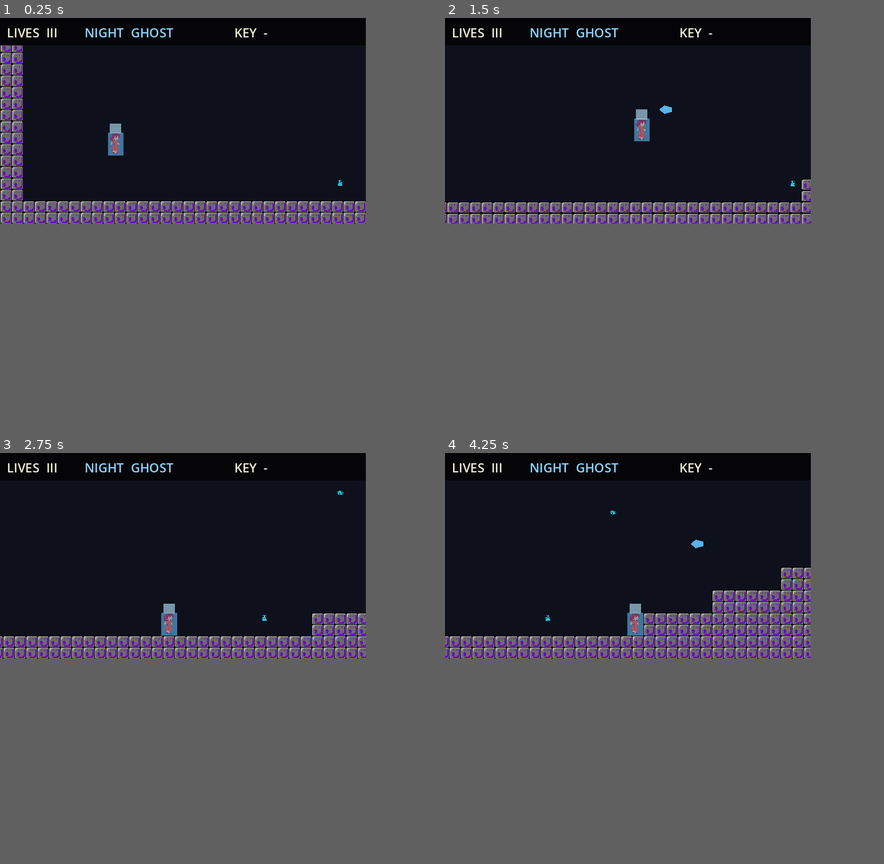
Above: before the commit, frames 1-4 (two rows, left to right).
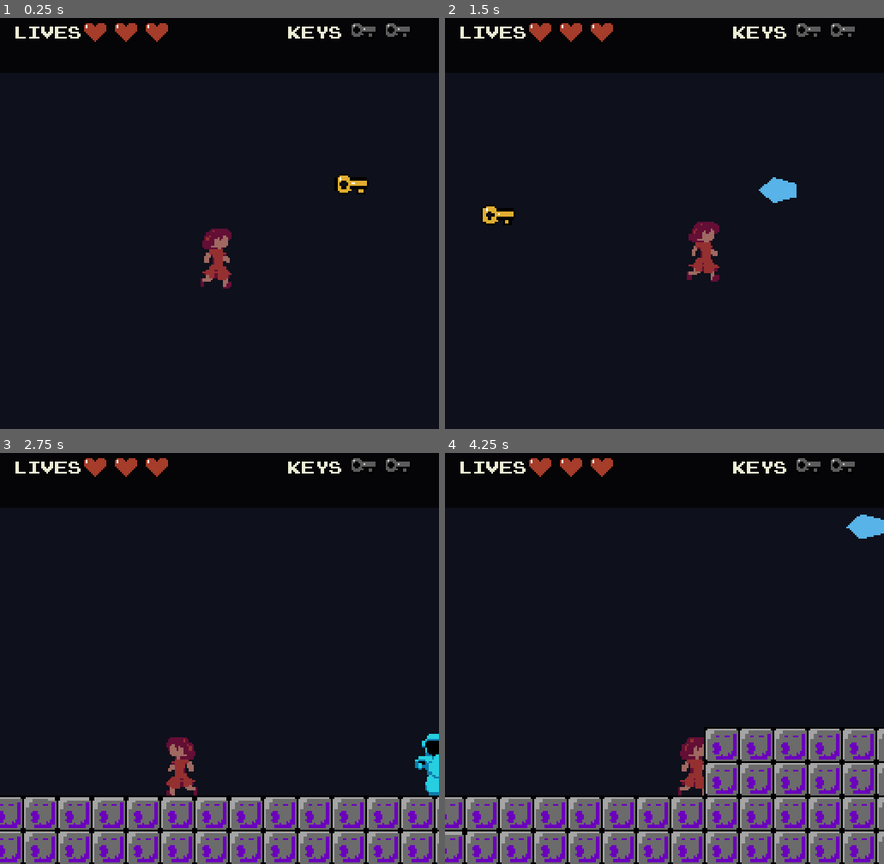
Above: after the commit, the same moments.

Repository: Nafa93/night-curse
Game: Godot game, scene res://scenes/LevelDraft.tscn
Two runs of this game, one before a commit and one after it. Both use one fixed random seed, a clock stepped at 60 frames per second and the inputs below.
Inputs:
- Up to frame 1 (0.25 s): no input
- Up to frame 2 (1.5 s): hold Right (ui_right) from 0.53 s (still down); tap Z (interact) at 0.6 s; tap Up (ui_up) at 0.77 s; tap X (attack) at 1.35 s
- Up to frame 3 (2.75 s): tap Up (ui_up) at 1.52 s; tap Z (interact) at 1.55, 2.1 s; release Right (ui_right) at 2.03 s; hold Left (ui_left) from 2.03 s (still down)
- Up to frame 4 (4.25 s): release Left (ui_left) at 2.78 s; hold Right (ui_right) from 2.78 s (still down); tap Z (interact) at 2.85, 3.8 s; tap Up (ui_up) at 3.02, 3.77 s; tap X (attack) at 3.6 s
In our replay, the window is 640x360 before the commit and 768x720 after it. These sizes can differ from the game's own. Grey fills any space a smaller window leaves; there, only what the larger window draws over its background counts as a difference.

The runs differ from the first frame. In frame 1, 9.1% of the frame differs, in the area x 0-94%, y 0-66%; in frame 2, 7.3%; in frame 3, 25%; in frame 4, 34%, in the area x 0-100%, y 0-100%.

Commit message:
Added keys, resized sprites and viewport'

Diff:
--- a/project.godot
+++ b/project.godot
@@ -17,8 +17,8 @@
 
 [display]
 
-window/size/viewport_width=640
-window/size/viewport_height=360
+window/size/viewport_width=256
+window/size/viewport_height=240
 window/size/mode=3
 window/stretch/mode="viewport"
 
--- a/scenes/FlyingEnemy.tscn
+++ b/scenes/FlyingEnemy.tscn
@@ -26,10 +26,10 @@
 }]
 
 [sub_resource type="RectangleShape2D" id="RectangleShape2D_body"]
-size = Vector2(34, 24)
+size = Vector2(27, 16)
 
 [sub_resource type="RectangleShape2D" id="RectangleShape2D_damage"]
-size = Vector2(38, 28)
+size = Vector2(12, 12.5)
 
 [node name="FlyingEnemy" type="CharacterBody2D" unique_id=187400014]
 collision_layer = 8
@@ -38,12 +38,12 @@
 
 [node name="AnimatedSprite2D" type="AnimatedSprite2D" parent="." unique_id=840908940]
 texture_filter = 1
-scale = Vector2(0.35, 0.35)
 sprite_frames = SubResource("SpriteFrames_fly")
 animation = &"fly"
 frame_progress = 0.8402942
 
 [node name="CollisionShape2D" type="CollisionShape2D" parent="." unique_id=1640560644]
+position = Vector2(0.5, 1)
 shape = SubResource("RectangleShape2D_body")
 
 [node name="DamageArea" type="Area2D" parent="." unique_id=1071366389]
@@ -51,7 +51,9 @@
 collision_mask = 2
 
 [node name="CollisionShape2D" type="CollisionShape2D" parent="DamageArea" unique_id=2088450758]
+position = Vector2(0, 0.75)
 shape = SubResource("RectangleShape2D_damage")
 
 [node name="VisibleOnScreenNotifier2D" type="VisibleOnScreenNotifier2D" parent="." unique_id=144061839]
-rect = Rect2(-20, -16, 40, 32)
+position = Vector2(-4, 5)
+rect = Rect2(-9, -14, 27, 19)
--- a/scenes/GroundEnemy.tscn
+++ b/scenes/GroundEnemy.tscn
@@ -26,23 +26,23 @@
 }]
 
 [sub_resource type="RectangleShape2D" id="RectangleShape2D_body"]
-size = Vector2(22, 49)
+size = Vector2(27, 29.5)
 
 [sub_resource type="RectangleShape2D" id="RectangleShape2D_damage"]
-size = Vector2(14, 44)
+size = Vector2(15, 29)
 
 [node name="GroundEnemy" type="CharacterBody2D" unique_id=1867934572]
 collision_layer = 8
 script = ExtResource("1_1v0cw")
 
 [node name="AnimatedSprite2D" type="AnimatedSprite2D" parent="." unique_id=1933376110]
-scale = Vector2(0.3, 0.3)
+scale = Vector2(1.05625, 1.05625)
 sprite_frames = SubResource("SpriteFrames_612s2")
 frame = 1
 frame_progress = 0.4554153
 
 [node name="CollisionShape2D" type="CollisionShape2D" parent="." unique_id=1617460528]
-position = Vector2(0, 0.5)
+position = Vector2(2.5, 0.25)
 shape = SubResource("RectangleShape2D_body")
 
 [node name="DamageArea" type="Area2D" parent="." unique_id=668396780]
@@ -50,13 +50,12 @@
 collision_mask = 2
 
 [node name="CollisionShape2D" type="CollisionShape2D" parent="DamageArea" unique_id=1311204078]
-position = Vector2(0, 3)
+position = Vector2(1.5, 0.5)
 shape = SubResource("RectangleShape2D_damage")
 debug_color = Color(0.98155755, 0, 0.37410924, 0.41960785)
 
 [node name="FloorCheck" type="RayCast2D" parent="." unique_id=490003989]
-position = Vector2(12, 0)
-target_position = Vector2(0, 28)
+target_position = Vector2(0, 19)
 
 [node name="WallCheck" type="RayCast2D" parent="." unique_id=772009006]
-target_position = Vector2(18, 0)
+target_position = Vector2(17, 0)
--- /dev/null
+++ b/scenes/KeyItem.tscn
@@ -0,0 +1,31 @@
+[gd_scene load_steps=5 format=3]
+
+[ext_resource type="Script" path="res://scripts/key_item.gd" id="1_script"]
+[ext_resource type="Texture2D" path="res://assets/key_icon_16x16.png" id="2_texture"]
+[ext_resource type="FontFile" path="res://assets/fonts/nintendo-nes-font.ttf" id="3_font"]
+
+[sub_resource type="CircleShape2D" id="CircleShape2D_pickup"]
+radius = 12.0
+
+[node name="KeyItem" type="Area2D"]
+collision_layer = 0
+collision_mask = 2
+script = ExtResource("1_script")
+
+[node name="Sprite2D" type="Sprite2D" parent="."]
+texture_filter = 1
+texture = ExtResource("2_texture")
+
+[node name="CollisionShape2D" type="CollisionShape2D" parent="."]
+shape = SubResource("CircleShape2D_pickup")
+
+[node name="PromptLabel" type="Label" parent="."]
+offset_left = -32.0
+offset_top = -24.0
+offset_right = 32.0
+offset_bottom = -13.0
+theme_override_colors/font_color = Color(0.93, 0.93, 0.84, 1)
+theme_override_fonts/font = ExtResource("3_font")
+theme_override_font_sizes/font_size = 8
+text = "Z: TAKE"
+horizontal_alignment = 1
--- a/scenes/LevelDraft.tscn
+++ b/scenes/LevelDraft.tscn
@@ -4,7 +4,13 @@
 [ext_resource type="PackedScene" uid="uid://b4r6ta2eg1sy7" path="res://scenes/Player.tscn" id="2_4qe20"]
 [ext_resource type="PackedScene" uid="uid://dps4tl3yk2a8n" path="res://scenes/GroundEnemy.tscn" id="4_pw7g0"]
 [ext_resource type="TileSet" uid="uid://bggwov45y0gac" path="res://assets/placeholder_tileset.tres" id="4_shdva"]
-[ext_resource type="PackedScene" uid="uid://cfonty2v1ikov" path="res://scenes/FlyingEnemy.tscn" id="5_pw7g0"]
+[ext_resource type="PackedScene" uid="uid://c22tg6wb567cx" path="res://scenes/FlyingEnemy.tscn" id="5_pw7g0"]
+[ext_resource type="FontFile" path="res://assets/fonts/nintendo-nes-font.ttf" id="6_hud_font"]
+[ext_resource type="Texture2D" path="res://assets/life_heart_16x16.png" id="7_life_full"]
+[ext_resource type="Texture2D" path="res://assets/life_heart_empty_16x16.png" id="8_life_empty"]
+[ext_resource type="Texture2D" path="res://assets/key_icon_16x16.png" id="9_key_full"]
+[ext_resource type="Texture2D" path="res://assets/key_icon_empty_16x16.png" id="10_key_empty"]
+[ext_resource type="PackedScene" path="res://scenes/KeyItem.tscn" id="11_key_item"]
 
 [node name="LevelDraft" type="Node2D" unique_id=1350433231]
 script = ExtResource("1_yvfnt")
@@ -25,6 +31,9 @@
 
 [node name="StartPosition" type="Marker2D" parent="." unique_id=901888778]
 position = Vector2(34, 176)
+
+[node name="TestKey" parent="." instance=ExtResource("11_key_item")]
+position = Vector2(96, 176)
 
 [node name="HUD" type="CanvasLayer" parent="." unique_id=1217515411]
 
@@ -32,7 +41,7 @@
 layout_mode = 3
 anchors_preset = 10
 anchor_right = 1.0
-offset_bottom = 48.0
+offset_bottom = 32.0
 grow_horizontal = 2
 
 [node name="Bar" type="ColorRect" parent="HUD/Panel" unique_id=1719212599]
@@ -41,45 +50,173 @@
 anchor_bottom = 1.0
 color = Color(0.02, 0.02, 0.03, 1)
 
-[node name="LivesLabel" type="Label" parent="HUD/Panel" unique_id=1008495659]
-layout_mode = 0
-offset_left = 12.0
-offset_top = 10.0
-offset_right = 190.0
-offset_bottom = 42.0
+[node name="LivesTitle" type="Label" parent="HUD/Panel"]
+layout_mode = 0
+offset_left = 8.0
+offset_top = 5.0
+offset_right = 45.0
+offset_bottom = 16.0
 theme_override_colors/font_color = Color(0.93, 0.93, 0.84, 1)
-theme_override_font_sizes/font_size = 22
-text = "LIVES  III"
-
-[node name="FormLabel" type="Label" parent="HUD/Panel" unique_id=77673138]
-layout_mode = 0
-offset_left = 148.0
-offset_top = 10.0
-offset_right = 390.0
-offset_bottom = 42.0
-theme_override_colors/font_color = Color(0.56, 0.84, 1, 1)
-theme_override_font_sizes/font_size = 22
-text = "NIGHT  GHOST"
-
-[node name="KeyLabel" type="Label" parent="HUD/Panel" unique_id=1336657392]
-layout_mode = 0
-offset_left = 410.0
-offset_top = 10.0
-offset_right = 540.0
-offset_bottom = 42.0
+theme_override_fonts/font = ExtResource("6_hud_font")
+theme_override_font_sizes/font_size = 8
+text = "LIVES"
+
+[node name="Life1" type="Control" parent="HUD/Panel"]
+layout_mode = 0
+offset_left = 48.0
+offset_top = 1.0
+offset_right = 64.0
+offset_bottom = 17.0
+
+[node name="Empty" type="TextureRect" parent="HUD/Panel/Life1"]
+layout_mode = 1
+anchors_preset = 15
+anchor_right = 1.0
+anchor_bottom = 1.0
+grow_horizontal = 2
+grow_vertical = 2
+texture = ExtResource("8_life_empty")
+expand_mode = 1
+
+[node name="Full" type="TextureRect" parent="HUD/Panel/Life1"]
+layout_mode = 1
+anchors_preset = 15
+anchor_right = 1.0
+anchor_bottom = 1.0
+grow_horizontal = 2
+grow_vertical = 2
+texture = ExtResource("7_life_full")
+expand_mode = 1
+
+[node name="Life2" type="Control" parent="HUD/Panel"]
+layout_mode = 0
+offset_left = 66.0
+offset_top = 1.0
+offset_right = 82.0
+offset_bottom = 17.0
+
+[node name="Empty" type="TextureRect" parent="HUD/Panel/Life2"]
+layout_mode = 1
+anchors_preset = 15
+anchor_right = 1.0
+anchor_bottom = 1.0
+grow_horizontal = 2
+grow_vertical = 2
+texture = ExtResource("8_life_empty")
+expand_mode = 1
+
+[node name="Full" type="TextureRect" parent="HUD/Panel/Life2"]
+layout_mode = 1
+anchors_preset = 15
+anchor_right = 1.0
+anchor_bottom = 1.0
+grow_horizontal = 2
+grow_vertical = 2
+texture = ExtResource("7_life_full")
+expand_mode = 1
+
+[node name="Life3" type="Control" parent="HUD/Panel"]
+layout_mode = 0
+offset_left = 84.0
+offset_top = 1.0
+offset_right = 100.0
+offset_bottom = 17.0
+
+[node name="Empty" type="TextureRect" parent="HUD/Panel/Life3"]
+layout_mode = 1
+anchors_preset = 15
+anchor_right = 1.0
+anchor_bottom = 1.0
+grow_horizontal = 2
+grow_vertical = 2
+texture = ExtResource("8_life_empty")
+expand_mode = 1
+
+[node name="Full" type="TextureRect" parent="HUD/Panel/Life3"]
+layout_mode = 1
+anchors_preset = 15
+anchor_right = 1.0
+anchor_bottom = 1.0
+grow_horizontal = 2
+grow_vertical = 2
+texture = ExtResource("7_life_full")
+expand_mode = 1
+
+[node name="KeysTitle" type="Label" parent="HUD/Panel"]
+layout_mode = 0
+offset_left = 168.0
+offset_top = 5.0
+offset_right = 201.0
+offset_bottom = 16.0
 theme_override_colors/font_color = Color(0.93, 0.93, 0.84, 1)
-theme_override_font_sizes/font_size = 22
-text = "KEY  -"
+theme_override_fonts/font = ExtResource("6_hud_font")
+theme_override_font_sizes/font_size = 8
+text = "KEYS"
+
+[node name="Key1" type="Control" parent="HUD/Panel"]
+layout_mode = 0
+offset_left = 204.0
+offset_top = 1.0
+offset_right = 220.0
+offset_bottom = 17.0
+
+[node name="Empty" type="TextureRect" parent="HUD/Panel/Key1"]
+layout_mode = 1
+anchors_preset = 15
+anchor_right = 1.0
+anchor_bottom = 1.0
+grow_horizontal = 2
+grow_vertical = 2
+texture = ExtResource("10_key_empty")
+expand_mode = 1
+
+[node name="Full" type="TextureRect" parent="HUD/Panel/Key1"]
+layout_mode = 1
+anchors_preset = 15
+anchor_right = 1.0
+anchor_bottom = 1.0
+grow_horizontal = 2
+grow_vertical = 2
+texture = ExtResource("9_key_full")
+expand_mode = 1
+
+[node name="Key2" type="Control" parent="HUD/Panel"]
+layout_mode = 0
+offset_left = 224.0
+offset_top = 1.0
+offset_right = 240.0
+offset_bottom = 17.0
+
+[node name="Empty" type="TextureRect" parent="HUD/Panel/Key2"]
+layout_mode = 1
+anchors_preset = 15
+anchor_right = 1.0
+anchor_bottom = 1.0
+grow_horizontal = 2
+grow_vertical = 2
+texture = ExtResource("10_key_empty")
+expand_mode = 1
+
+[node name="Full" type="TextureRect" parent="HUD/Panel/Key2"]
+layout_mode = 1
+anchors_preset = 15
+anchor_right = 1.0
+anchor_bottom = 1.0
+grow_horizontal = 2
+grow_vertical = 2
+texture = ExtResource("9_key_full")
+expand_mode = 1
 
 [node name="MessageLabel" type="Label" parent="HUD/Panel" unique_id=131856955]
 layout_mode = 0
-offset_left = 560.0
-offset_top = 10.0
-offset_right = 628.0
-offset_bottom = 42.0
+offset_left = 4.0
+offset_top = 19.0
+offset_right = 252.0
+offset_bottom = 30.0
 theme_override_colors/font_color = Color(0.93, 0.24, 0.25, 1)
-theme_override_font_sizes/font_size = 22
-horizontal_alignment = 2
+theme_override_fonts/font = ExtResource("6_hud_font")
+theme_override_font_sizes/font_size = 8
+horizontal_alignment = 1
 
 [node name="Level" type="Node2D" parent="." unique_id=1435994021]
 
--- a/scenes/Player.tscn
+++ b/scenes/Player.tscn
@@ -5,10 +5,10 @@
 [ext_resource type="Texture2D" uid="uid://diwi7or2n43br" path="res://assets/Characters/Player/main-char-Sheet.png" id="3_3li8b"]
 
 [sub_resource type="RectangleShape2D" id="RectangleShape2D_i7ofd"]
-size = Vector2(22, 32)
+size = Vector2(8, 28)
 
 [sub_resource type="RectangleShape2D" id="RectangleShape2D_attack"]
-size = Vector2(28, 20)
+size = Vector2(21, 15)
 
 [sub_resource type="AtlasTexture" id="AtlasTexture_mdl7e"]
 atlas = ExtResource("3_3li8b")
@@ -85,16 +85,8 @@
 script = ExtResource("1_6f1ol")
 spectral_projectile_scene = ExtResource("2_fovrh")
 
-[node name="Body" type="Polygon2D" parent="." unique_id=40993638]
-color = Color(0.74, 0.16, 0.18, 1)
-polygon = PackedVector2Array(-11, -16, 11, -16, 11, 16, -11, 16)
-
-[node name="Head" type="Polygon2D" parent="." unique_id=1671704904]
-position = Vector2(0, -22)
-color = Color(0.91, 0.78, 0.55, 1)
-polygon = PackedVector2Array(-8, -7, 8, -7, 8, 7, -8, 7)
-
 [node name="CollisionShape2D" type="CollisionShape2D" parent="." unique_id=1474575413]
+position = Vector2(-1, -1)
 shape = SubResource("RectangleShape2D_i7ofd")
 
 [node name="AttackArea" type="Area2D" parent="." unique_id=1595408933]
@@ -103,20 +95,22 @@
 monitoring = false
 
 [node name="Visual" type="Polygon2D" parent="AttackArea" unique_id=272940695]
-visible = false
+position = Vector2(0, 3.5)
+scale = Vector2(0.5714286, 0.74999994)
 color = Color(0.9, 0.86, 0.52, 1)
 polygon = PackedVector2Array(0, -10, 28, -10, 28, 10, 0, 10)
 
 [node name="CollisionShape2D" type="CollisionShape2D" parent="AttackArea" unique_id=730066826]
+position = Vector2(5.5, 3.5)
 shape = SubResource("RectangleShape2D_attack")
 disabled = true
 
 [node name="LeftFootCheck" type="RayCast2D" parent="." unique_id=1107833433]
-position = Vector2(-8, 0)
+position = Vector2(-4, 0)
 target_position = Vector2(0, 22)
 
 [node name="RightFootCheck" type="RayCast2D" parent="." unique_id=904400148]
-position = Vector2(8, 0)
+position = Vector2(2, 0)
 target_position = Vector2(0, 22)
 
 [node name="Camera2D" type="Camera2D" parent="." unique_id=646363379]
@@ -131,5 +125,4 @@
 [node name="AnimatedSprite2D" type="AnimatedSprite2D" parent="." unique_id=2062478235]
 sprite_frames = SubResource("SpriteFrames_6eyey")
 animation = &"Walking"
-frame = 1
-frame_progress = 0.8740673
+frame_progress = 0.039783854
--- a/scenes/SpectralProjectile.tscn
+++ b/scenes/SpectralProjectile.tscn
@@ -16,3 +16,6 @@
 
 [node name="CollisionShape2D" type="CollisionShape2D" parent="."]
 shape = SubResource("RectangleShape2D_projectile")
+
+[node name="VisibleOnScreenNotifier2D" type="VisibleOnScreenNotifier2D" parent="."]
+rect = Rect2(-9, -6, 18, 12)
--- a/scripts/key_item.gd
+++ b/scripts/key_item.gd
@@ -17,9 +17,11 @@
 	if player.is_day_form:
 		prompt_label.text = "Z: TAKE"
 		if Input.is_action_just_pressed("interact"):
-			player.collect_key()
-			is_taken = true
-			queue_free()
+			if player.collect_key():
+				is_taken = true
+				queue_free()
+			else:
+				prompt_label.text = "KEYS FULL"
 	else:
 		prompt_label.text = "NEED BODY"
 
--- a/scripts/main.gd
+++ b/scripts/main.gd
@@ -3,19 +3,25 @@
 signal day_changed(is_day: bool)
 
 @onready var player: CharacterBody2D = $Player
-@onready var lives_label: Label = $HUD/Panel/LivesLabel
-@onready var form_label: Label = $HUD/Panel/FormLabel
-@onready var key_label: Label = $HUD/Panel/KeyLabel
 @onready var message_label: Label = $HUD/Panel/MessageLabel
+@onready var life_icons: Array[TextureRect] = [
+	$HUD/Panel/Life1/Full,
+	$HUD/Panel/Life2/Full,
+	$HUD/Panel/Life3/Full,
+]
+@onready var key_icons: Array[TextureRect] = [
+	$HUD/Panel/Key1/Full,
+	$HUD/Panel/Key2/Full,
+]
 
 var is_day := false
 
 func _ready() -> void:
 	player.lives_changed.connect(_on_player_lives_changed)
-	player.key_changed.connect(_on_player_key_changed)
+	player.keys_changed.connect(_on_player_keys_changed)
 	player.game_over.connect(_on_player_game_over)
 	_on_player_lives_changed(player.lives, player.max_lives)
-	_on_player_key_changed(player.has_key)
+	_on_player_keys_changed(player.key_count, player.max_keys)
 	_apply_day_state()
 
 func toggle_day() -> void:
@@ -26,22 +32,19 @@
 	message_label.text = "LEVEL CLEAR"
 
 func _apply_day_state() -> void:
-	form_label.text = "DAY  BODY" if is_day else "NIGHT  GHOST"
 	player.set_day_state(is_day)
 	get_tree().call_group("day_night_reactive", "set_day_state", is_day)
 	day_changed.emit(is_day)
 
 func _on_player_lives_changed(lives: int, max_lives: int) -> void:
-	var marks := ""
-	for index in max_lives:
-		marks += "I" if index < lives else "-"
-
-	lives_label.text = "LIVES  " + marks
+	for index in life_icons.size():
+		life_icons[index].visible = index < lives
 	if lives > 0:
 		message_label.text = ""
 
 func _on_player_game_over() -> void:
 	message_label.text = "GAME OVER"
 
-func _on_player_key_changed(has_key: bool) -> void:
-	key_label.text = "KEY  I" if has_key else "KEY  -"
+func _on_player_keys_changed(key_count: int, _max_keys: int) -> void:
+	for index in key_icons.size():
+		key_icons[index].visible = index < key_count
--- a/scripts/player.gd
+++ b/scripts/player.gd
@@ -1,7 +1,7 @@
 extends CharacterBody2D
 
 signal lives_changed(lives: int, max_lives: int)
-signal key_changed(has_key: bool)
+signal keys_changed(key_count: int, max_keys: int)
 signal game_over
 
 @export var speed := 180.0
@@ -10,6 +10,7 @@
 @export var acceleration := 1200.0
 @export var friction := 1400.0
 @export var max_lives := 3
+@export var max_keys := 2
 @export var fall_limit_y := 420.0
 @export var attack_time := 0.18
 @export var attack_cooldown := 0.35
@@ -18,8 +19,7 @@
 @export var hit_feedback_time := 0.3
 @export var spectral_projectile_scene: PackedScene
 
-@onready var sprite: Polygon2D = $Body
-@onready var head: Polygon2D = $Head
+@onready var sprite: AnimatedSprite2D = $AnimatedSprite2D
 @onready var attack_area: Area2D = $AttackArea
 @onready var attack_shape: CollisionShape2D = $AttackArea/CollisionShape2D
 @onready var attack_visual: Polygon2D = $AttackArea/Visual
@@ -30,7 +30,10 @@
 var respawn_position := Vector2.ZERO
 var is_respawning := false
 var is_day_form := false
-var has_key := false
+var key_count := 0
+var has_key: bool:
+	get:
+		return key_count > 0
 var facing_direction := 1.0
 var can_attack := true
 var is_taking_damage := false
@@ -41,17 +44,13 @@
 	attack_area.body_entered.connect(_on_attack_body_entered)
 	_set_attack_enabled(false)
 	lives_changed.emit(lives, max_lives)
-	key_changed.emit(has_key)
+	keys_changed.emit(key_count, max_keys)
 
 func set_day_state(is_day: bool) -> void:
 	is_day_form = is_day
 	if is_day:
-		sprite.color = Color(0.74, 0.16, 0.18, 1)
-		head.color = Color(0.91, 0.78, 0.55, 1)
 		modulate.a = 1.0
 	else:
-		sprite.color = Color(0.36, 0.72, 0.94, 1)
-		head.color = Color(0.72, 0.91, 1.0, 1)
 		modulate.a = 0.62
 
 func _physics_process(delta: float) -> void:
@@ -70,7 +69,7 @@
 	if direction != 0.0:
 		facing_direction = sign(direction)
 		velocity.x = move_toward(velocity.x, direction * speed, acceleration * delta)
-		sprite.scale.x = facing_direction
+		sprite.flip_h = facing_direction < 0.0
 	else:
 		velocity.x = move_toward(velocity.x, 0.0, friction * delta)
 
@@ -91,16 +90,20 @@
 func _has_stable_floor_support() -> bool:
 	return left_foot_check.is_colliding() and right_foot_check.is_colliding()
 
-func collect_key() -> void:
-	has_key = true
-	key_changed.emit(has_key)
+func collect_key() -> bool:
+	if key_count >= max_keys:
+		return false
+
+	key_count += 1
+	keys_changed.emit(key_count, max_keys)
+	return true
 
 func use_key() -> bool:
-	if not has_key:
+	if key_count <= 0:
 		return false
 
-	has_key = false
-	key_changed.emit(has_key)
+	key_count -= 1
+	keys_changed.emit(key_count, max_keys)
 	return true
 
 func take_damage(source_position: Vector2 = Vector2.ZERO) -> void:
@@ -121,10 +124,8 @@
 	var flash_interval := hit_feedback_time / 6.0
 	for _flash_index in range(3):
 		sprite.visible = false
-		head.visible = false
 		await get_tree().create_timer(flash_interval).timeout
 		sprite.visible = true
-		head.visible = true
 		await get_tree().create_timer(flash_interval).timeout
 
 func _start_attack() -> void:
--- a/scripts/spectral_projectile.gd
+++ b/scripts/spectral_projectile.gd
@@ -2,12 +2,15 @@
 
 @export var speed := 260.0
 @export var lifetime := 1.2
+
+@onready var screen_notifier: VisibleOnScreenNotifier2D = $VisibleOnScreenNotifier2D
 
 var direction := 1.0
 
 func _ready() -> void:
 	area_entered.connect(_on_area_entered)
 	body_entered.connect(_on_body_entered)
+	screen_notifier.screen_exited.connect(queue_free)
 	await get_tree().create_timer(lifetime).timeout
 	queue_free()
 
@@ -21,11 +24,11 @@
 	position.x += direction * speed * delta
 
 func _on_area_entered(area: Area2D) -> void:
-	if area.has_method("take_hit"):
+	if screen_notifier.is_on_screen() and area.has_method("take_hit"):
 		area.take_hit()
 	queue_free()
 
 func _on_body_entered(body: Node2D) -> void:
-	if body.has_method("take_hit"):
+	if screen_notifier.is_on_screen() and body.has_method("take_hit"):
 		body.take_hit()
 	queue_free()
Binary file added: assets/fonts/nintendo-nes-font.ttf
Not shown, added: assets/fonts/nintendo-nes-font.ttf.import
Binary file added: assets/key_icon_16x16.png
Not shown, added: assets/key_icon_16x16.png.import
Binary file added: assets/key_icon_empty_16x16.png
Not shown, added: assets/key_icon_empty_16x16.png.import
Binary file added: assets/life_heart_16x16.png
Not shown, added: assets/life_heart_16x16.png.import
Binary file added: assets/life_heart_empty_16x16.png
Not shown, added: assets/life_heart_empty_16x16.png.import
Binary file added: assets/life_heart_transparent.png
Not shown, added: assets/life_heart_transparent.png.import
(and 1 more such lines)
